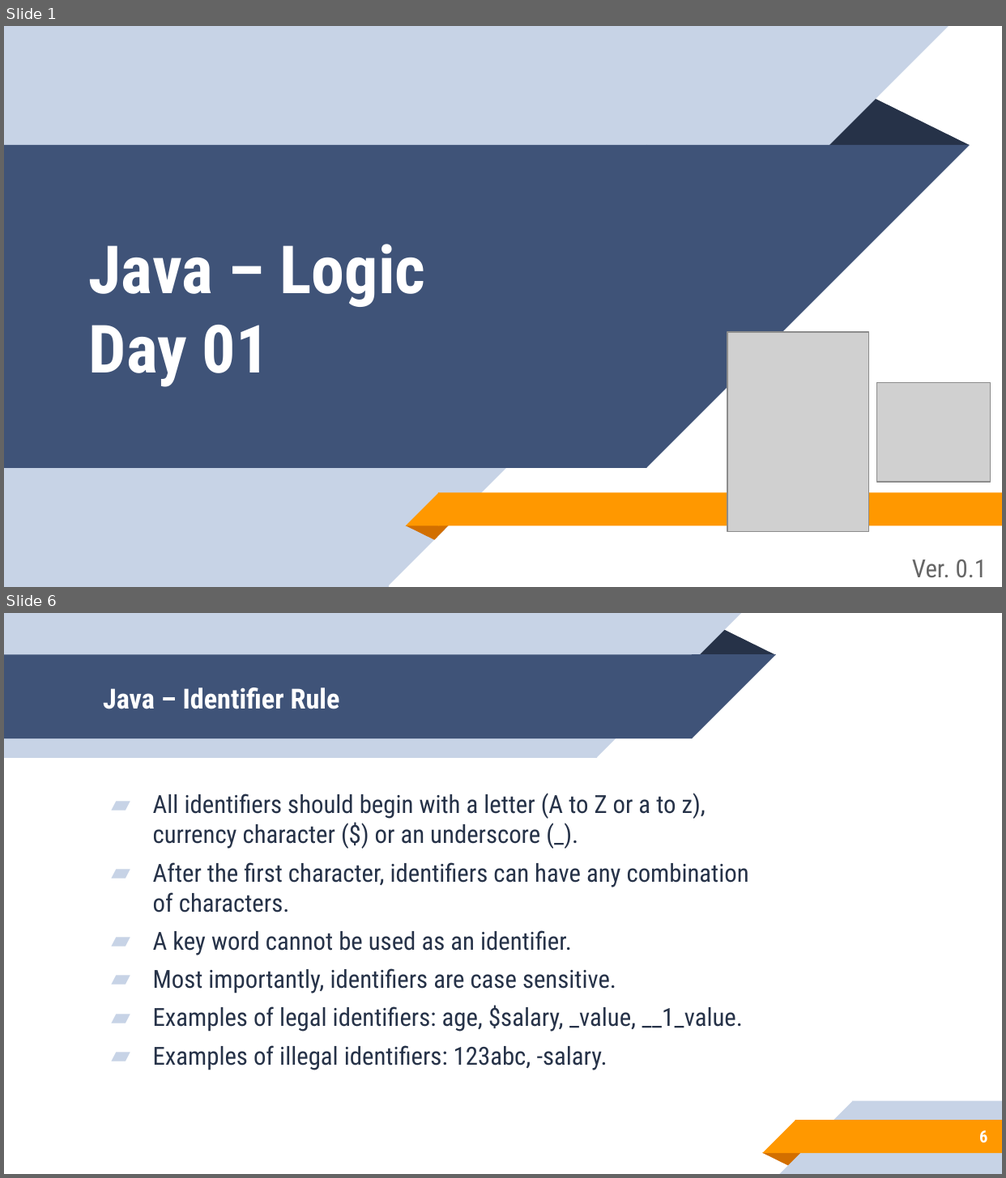
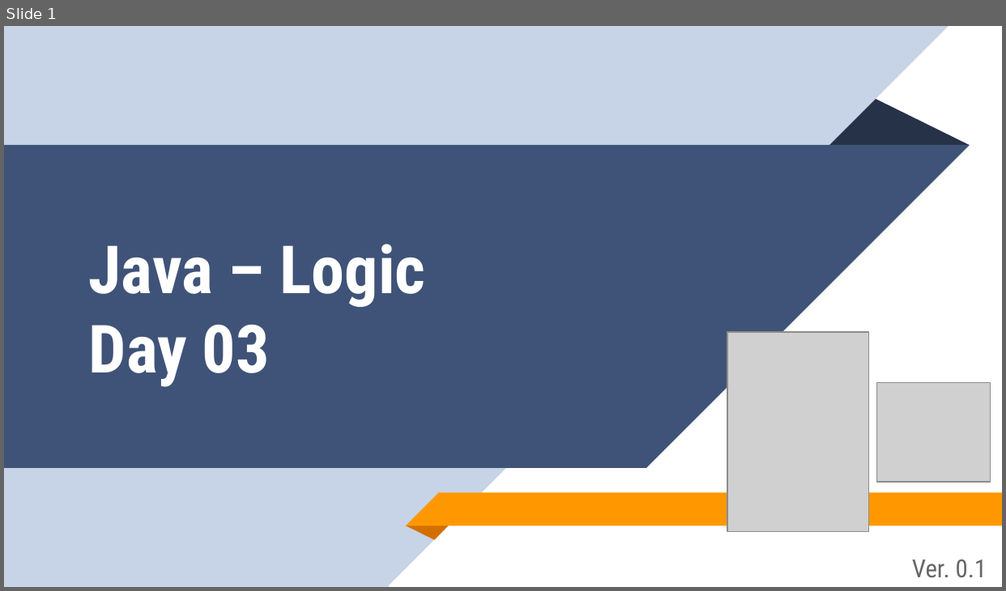
Before and after one commit to aronipurwanto/materi-xa, a slide deck: java-logic/Slide-Java-Logic-03.pptx. Shown one above the other, each under a label of ours: slides 1 and 6 before the commit, slide 1 after it; the slides between them are not shown. The pictures are 1006x1178 and 1006x591 pixels, drawn with LibreOffice and Linux fonts; fonts in the diff are those of the drawing; grey boxes stand for pictures. Boxes give left, top, right and bottom in pixels: in the first picture for what was removed or moved away, otherwise in the second. Text is boxed around its words. In the diff, an @@ line names an element or a change of style, - is before the commit and + after.

Commit message:
add java and dotnet sab

```diff
--- a/java-logic/Slide-Java-Logic-03.pptx
+++ b/java-logic/Slide-Java-Logic-03.pptx
@@ slide 6 removed at box(4, 613, 1002, 1174), background #FFFFFF @@
@@ group removed at box(4, 613, 775, 758): 2 rectangles, 2 right triangles, 1 triangle @@
@@ title removed at box(103, 688, 340, 709) @@
-Java – Identifier Rule
@@ text removed at box(153, 793, 749, 1071) @@
-▰ All identifiers should begin with a letter (A to Z or a to z), currency character ($) or an underscore (_).
-▰ After the first character, identifiers can have any combination of characters.
-▰ A key word cannot be used as an identifier.
-▰ Most importantly, identifiers are case sensitive.
-▰ Examples of legal identifiers: age, $salary, _value, __1_value.
-▰ Examples of illegal identifiers: 123abc, -salary.
@@ group removed at box(762, 1101, 1002, 1174): 2 rectangles, 2 right triangles, 1 triangle @@
@@ page number removed at box(979, 1131, 987, 1144) @@
-6
@@ slide 1 changed as well @@
@@ title at box(89, 244, 426, 387): text changed @@
-Java – Logic
-Day 01
+Java – Logic
+Day 03
```
Also in this commit, not shown: 2 other slides changed, 48 other slides removed, 3 other files.
